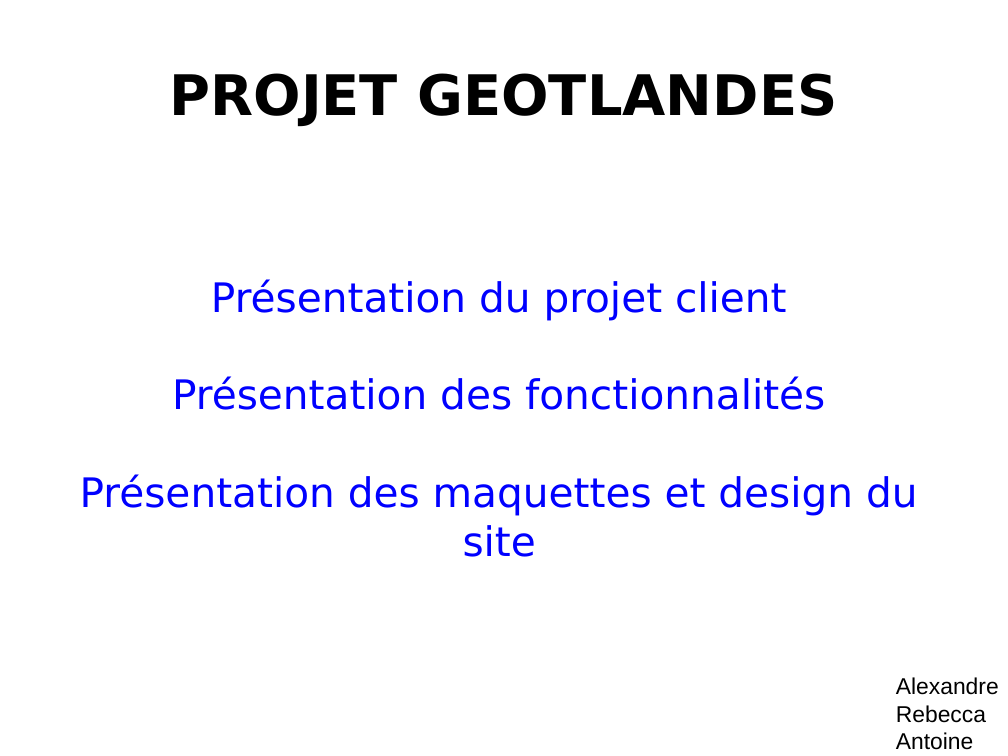
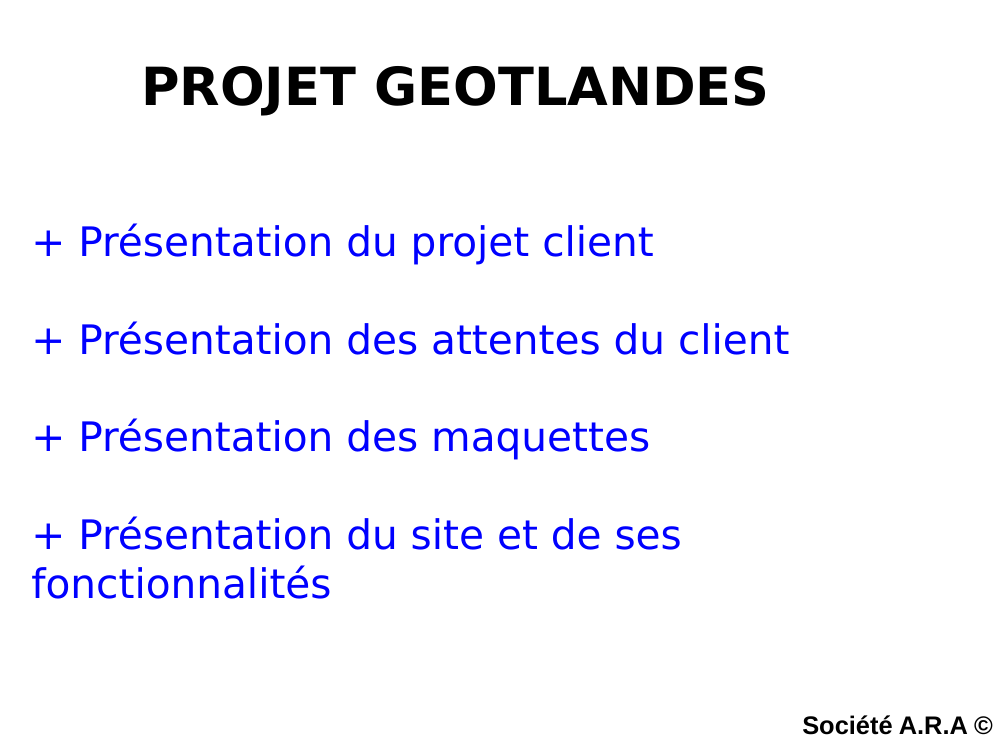
Before and after one commit to KatsuKumi/GeotLandes_WCS, a slide deck: slide 1 of Diapo/Diapo.odp. Drawn at 1008x756 pixels with LibreOffice and Linux fonts; fonts in the diff are those of the drawing; background and template pictures are left out. Boxes give left, top, right and bottom in pixels: in the first picture for what was removed or moved away, otherwise in the second. Text is boxed around its words. In the diff, an @@ line names an element or a change of style, - is before the commit and + after.

```diff
--- a/Diapo/Diapo.odp
+++ b/Diapo/Diapo.odp
@@ title "PROJET GEOTLANDES" at (141,66,769,115): size 44 to 41.4 pt @@
@@ subtitle at (31,223,790,599): text changed @@
-Présentation du projet client
-Présentation des fonctionnalités
-Présentation des maquettes et design du site
++ Présentation du projet client
++ Présentation des attentes du client
++ Présentation des maquettes
++ Présentation du site et de ses fonctionnalités
@@ text removed at (896,677,999,750) @@
-Alexandre
-Rebecca
-Antoine
@@ text added at (802,715,968,735), 20 pt, text #000000, bold @@
+Société A.R.A ©
```
Also in this commit, not shown: 2 other slides changed, 2 slides added, 4 slides removed, 1 other file.
